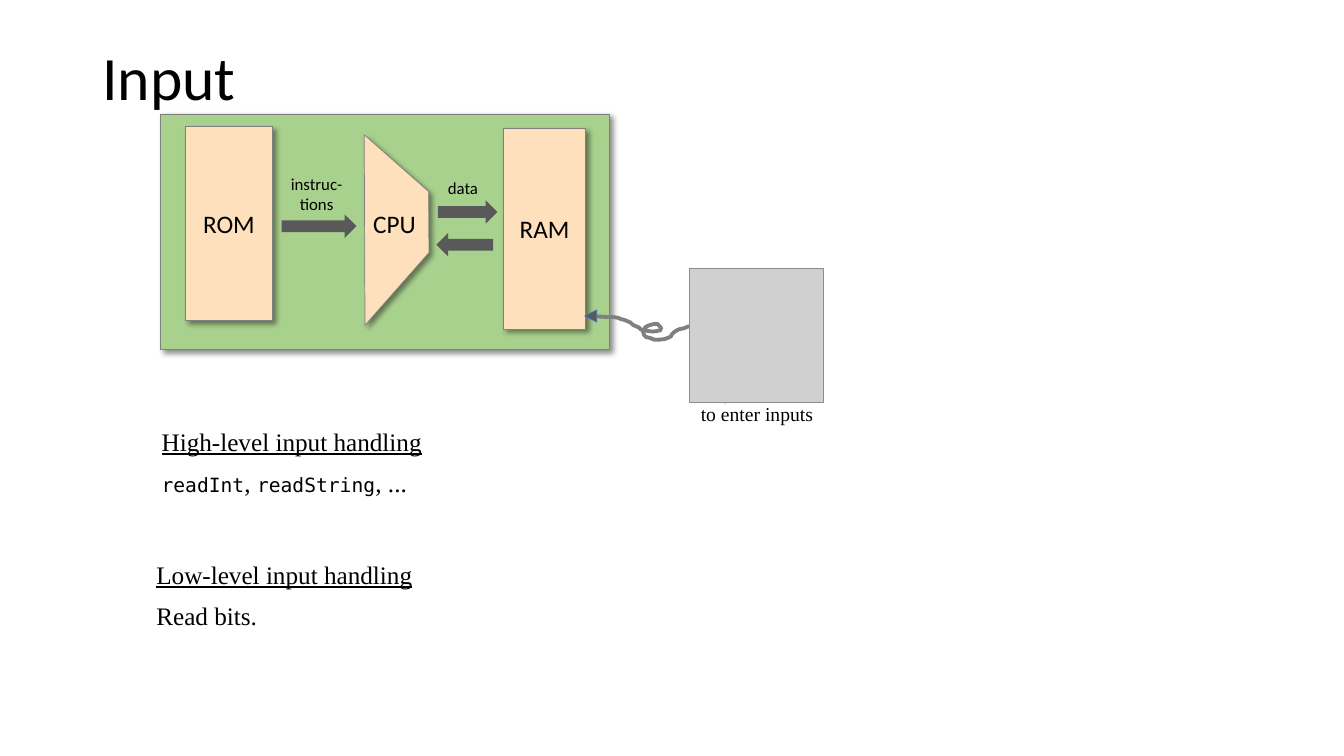
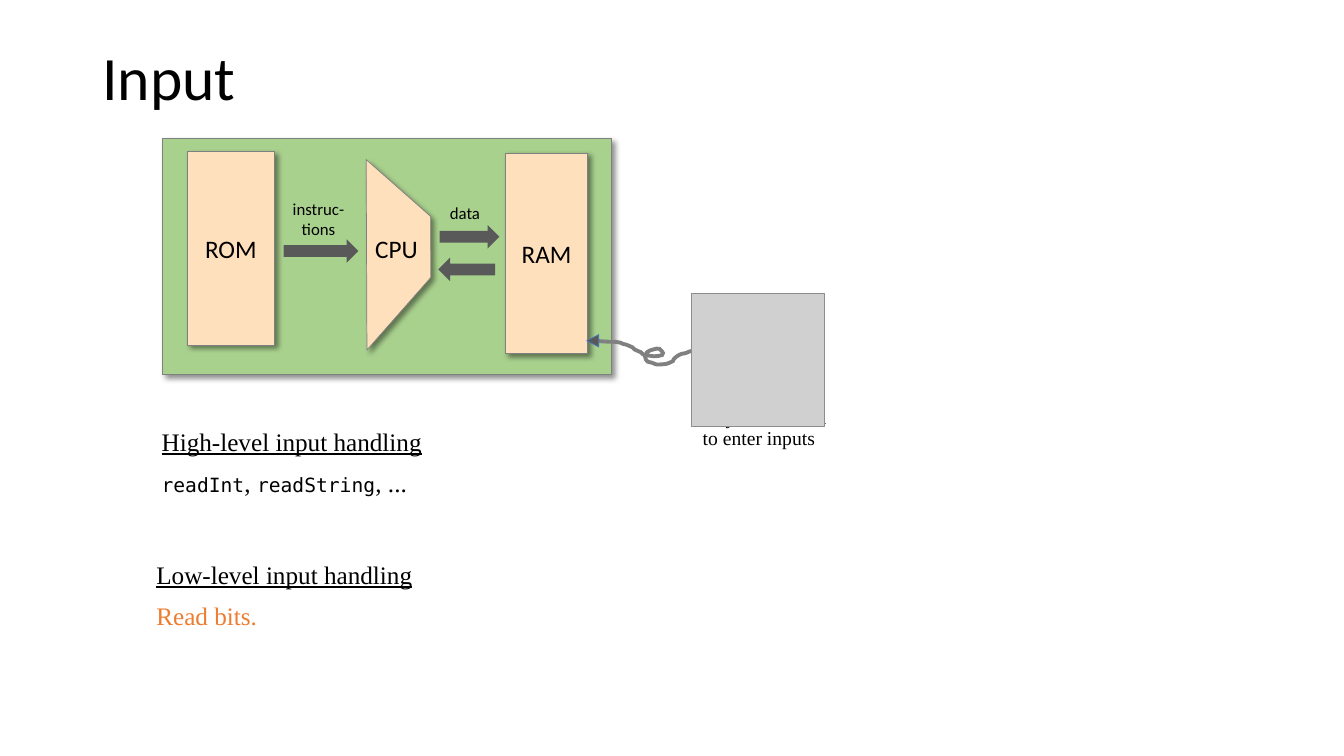
Before and after one commit to vcboy1/Leeds, a slide deck: slide 24 of 26fall/1860/Lecture/Week1.9/Lec 1.9.1 Memory II.pptx (slide 26 before the commit). Drawn at 1344x756 pixels with LibreOffice and Linux fonts; fonts in the diff are those of the drawing; grey boxes stand for pictures. Boxes give left, top, right and bottom in pixels: in the first picture for what was removed or moved away, otherwise in the second. Text is boxed around its words. In the diff, an @@ line names an element or a change of style, - is before the commit and + after.

```diff
--- a/26fall/1860/Lecture/Week1.9/Lec 1.9.1 Memory II.pptx
+++ b/26fall/1860/Lecture/Week1.9/Lec 1.9.1 Memory II.pptx
@@ 4 texts, 3 rectangles, 3 right arrows, 1 picture, 1 flow chart extract, 1 diag stripe, 1 freeform shape: place and size @@
-4 texts, 3 rectangles, 3 right arrows, 1 picture, 1 flow chart extract, 1 diag stripe, 1 freeform shape at (160, 114, 824, 426)
+4 texts, 3 rectangles, 3 right arrows, 1 picture, 1 flow chart extract, 1 diag stripe, 1 freeform shape at (162, 139, 826, 450)
@@ text at (156, 607, 257, 626): text colour #000000 to #ED7D31 in "Read bits." @@
```
Also in this commit, not shown: 22 other slides changed, 2 slides removed, 3 other files.
